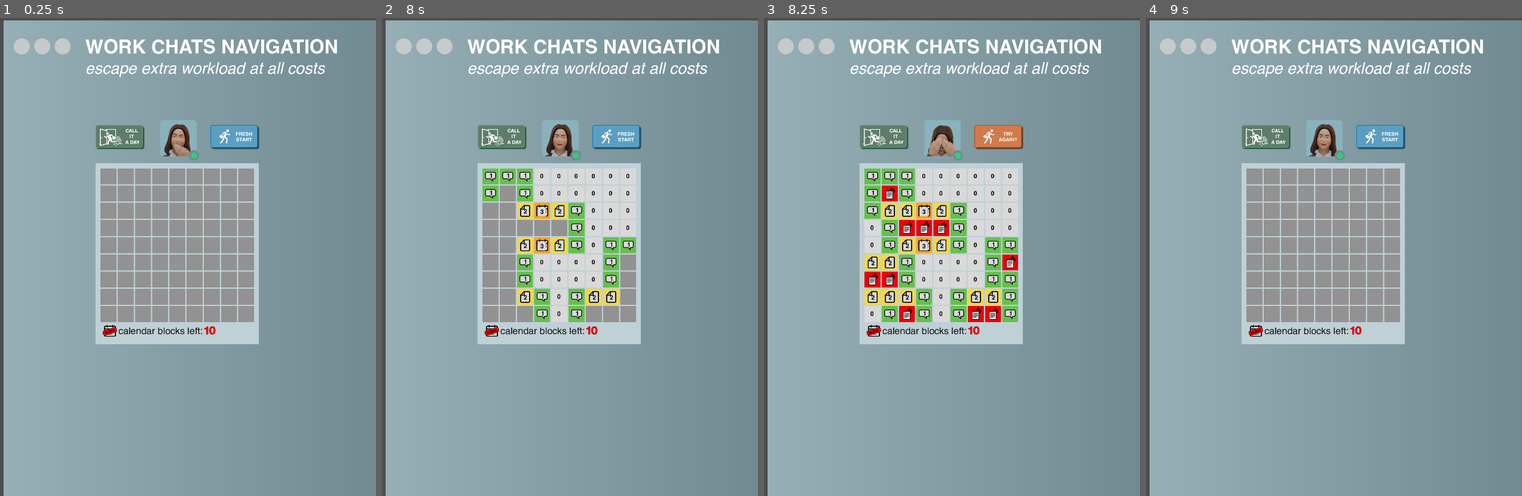
Above: before the commit, frames 1-4 (left to right).
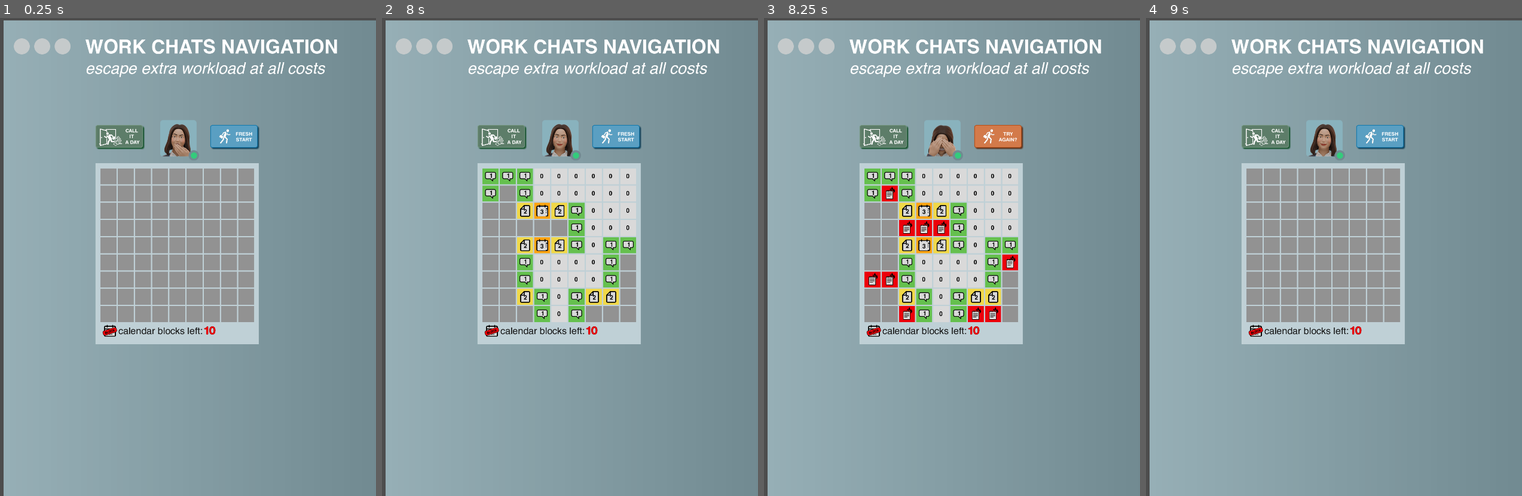
Above: after the commit, the same moments.

Repository: grkovalev/office-game
Game: Godot game, scene res://minesweeper.tscn
Same seed, same stepped clock (60 frames per second), same inputs: the game is played once before the commit and once after it. This scene is started directly instead of the project's main scene.
Inputs (mouse positions are in pixels of both pictures, inside the frame that each line leads up to):
- Up to frame 1 (0.25 s): no input
- Up to frame 2 (8 s): click (491, 175) at 0.52 s; click (506, 175) at 1.27 s; click (524, 175) at 2.02 s; click (543, 175) at 2.77 s; click (558, 175) at 3.52 s; click (577, 175) at 4.27 s; click (592, 175) at 5.02 s; click (611, 175) at 5.77 s; click (626, 175) at 6.52 s; click (491, 194) at 7.27 s
- Up to frame 3 (8.25 s): click (888, 194) at 8.02 s
- Up to frame 4 (9 s): click (1288, 194) at 8.77 s

Frames 1-2 are identical in both runs. In frame 3, 2.1% of the frame differs, in the area x 26-68%, y 38-64%; in frame 4, nothing differs.

Commit message:
fixed danger level shock animation logic

Diff:
--- a/minesweeper.gd
+++ b/minesweeper.gd
@@ -105,9 +105,10 @@
 		number_calblocks.text = str(max_flags - board.flags)
 		return
 	var danger_level = board._get_danger_level(btn.column_index, btn.row_index)
-	if danger_level >= 3:
-		avaAnim.play("shock")
-	elif danger_level > 0:
+	if danger_level > 0:
+		if danger_level == 3 or danger_level == 4:
+			avaAnim.play("shock")
+
 		btn.set_tile(danger_level + 1)
 		number_calblocks.text = str(max_flags - board.flags)
 		return
@@ -129,9 +130,6 @@
 			var btn = buttons[Vector2i(c,r)]
 			if cell.has_mine:
 				btn.set_tile(7)
-				continue
-			var danger_level = board._get_danger_level(c,r)
-			btn.set_tile(danger_level + 1)
 	avaAnim.play("lost")
 	gg = true
 	emit_signal("game_over_signal")
